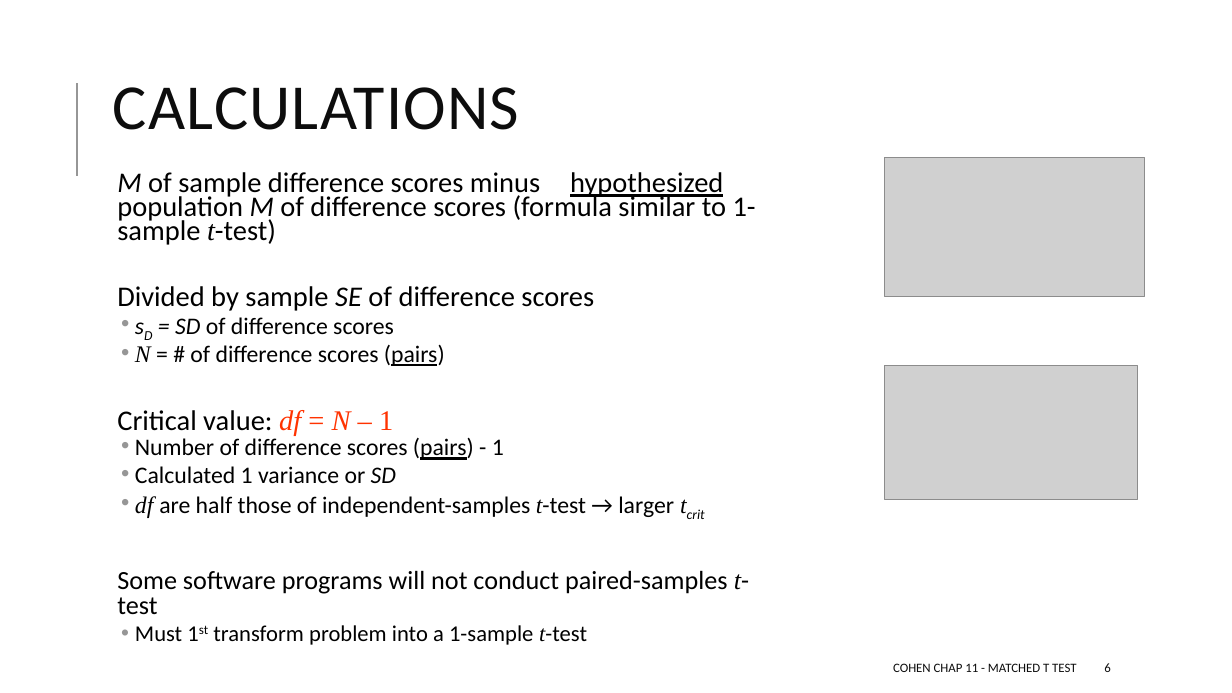
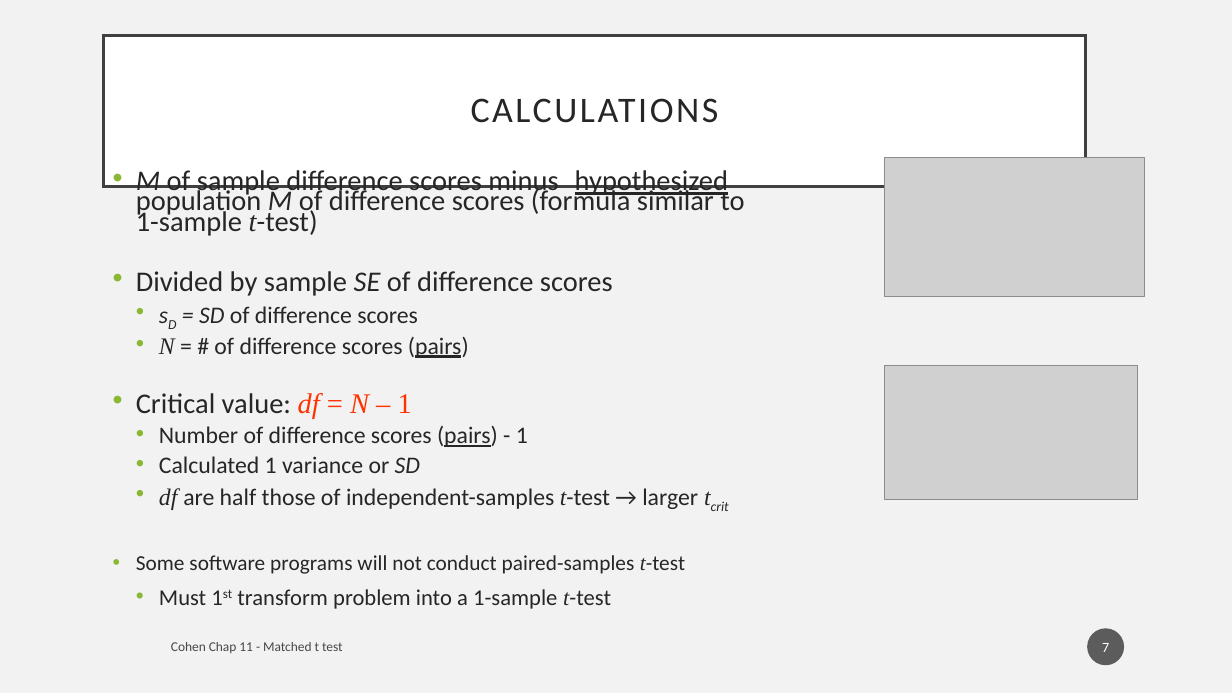
Before and after one commit to TysonStanley/EDUC-6600, a slide deck: slide 7 of old/Cohen chap 11 Matched t Test (screen).pptx (slide 6 before the commit). Drawn at 1232x693 pixels with LibreOffice and Linux fonts; fonts in the diff are those of the drawing; grey boxes stand for pictures. Boxes give left, top, right and bottom in pixels: in the first picture for what was removed or moved away, otherwise in the second. Text is boxed around its words. In the diff, an @@ line names an element or a change of style, - is before the commit and + after.

```diff
--- a/old/Cohen chap 11 Matched t Test (screen).pptx
+++ b/old/Cohen chap 11 Matched t Test (screen).pptx
@@ background #FFFFFF to #F2F2F2 @@
@@ title "CALCULATIONS": place and size @@
-title "CALCULATIONS" at bbox=[113, 87, 520, 130]
+title "CALCULATIONS" at bbox=[104, 35, 1086, 187]
@@ title "CALCULATIONS" at bbox=[104, 35, 1086, 187]: size 50 to 28 pt, text colour #0D0D0D to #262626, letter spacing 1 to 2 pt; alignment left to centre; line spacing 0.8 to 0.9; fill none to #FFFFFF; outline none to #404040 2.5 pt @@
@@ line removed from (77, 176) to (77, 83) @@
@@ text "M of sample difference scores ..." at bbox=[136, 170, 744, 609]: text colour #000000 to #262626; size 20.4 to 16.6 pt in "Some software programs will not conduct paired-samples ..."; bullet   to •; line spacing 0.7 to 0.6; less space between paragraphs; bullet colour #969696 to #8AB833; indent changed; more space between paragraphs @@
@@ page number added at bbox=[1088, 628, 1125, 665], fill #1D1D1D at 70% opacity, 11 pt, text #FFFFFF @@
+7
@@ text at bbox=[171, 642, 343, 653]: text changed; size 10 to 10.5 pt; text colour #0D0D0D to #000000 at 70% opacity @@
-COHEN CHAP 11 - MATCHED T TEST
+Cohen Chap 11 - Matched t test
@@ page number removed at bbox=[1104, 663, 1110, 672] @@
-6
```
Also in this commit, not shown: 18 other slides changed, 1 slide added, 2 other files.
